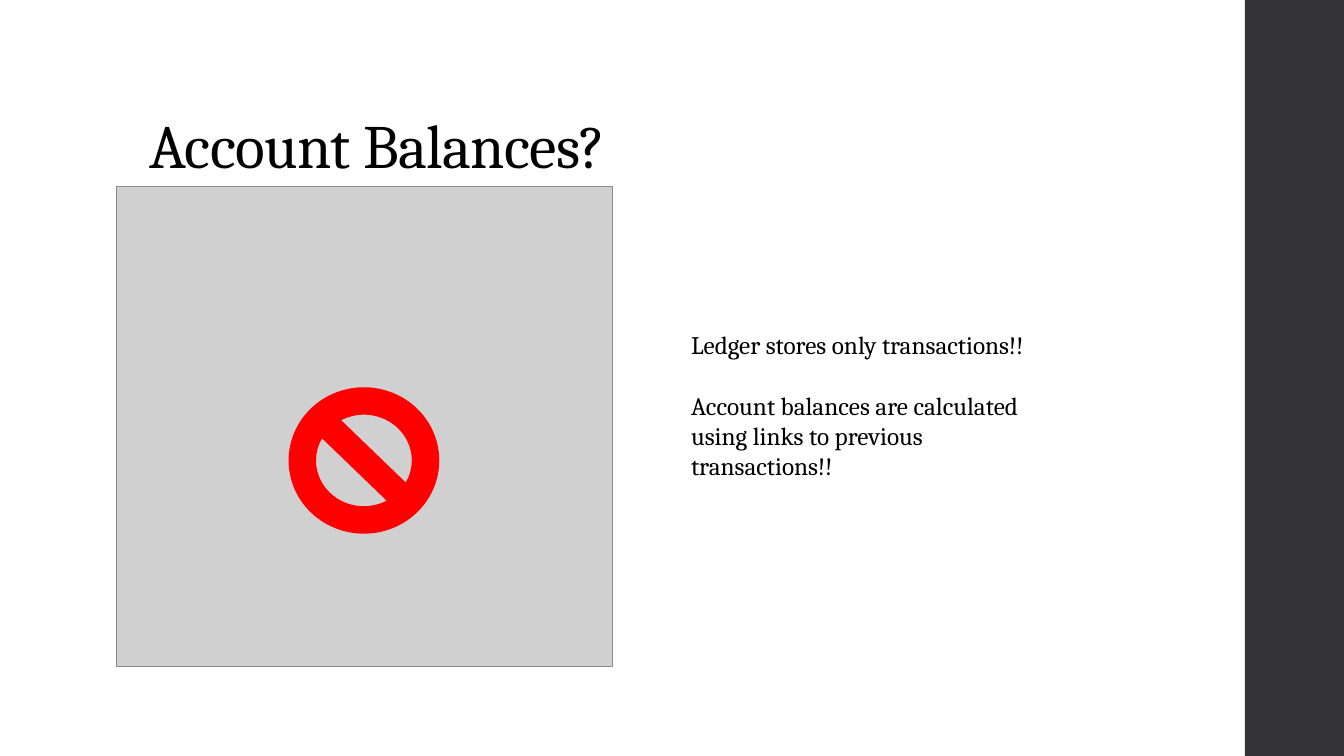
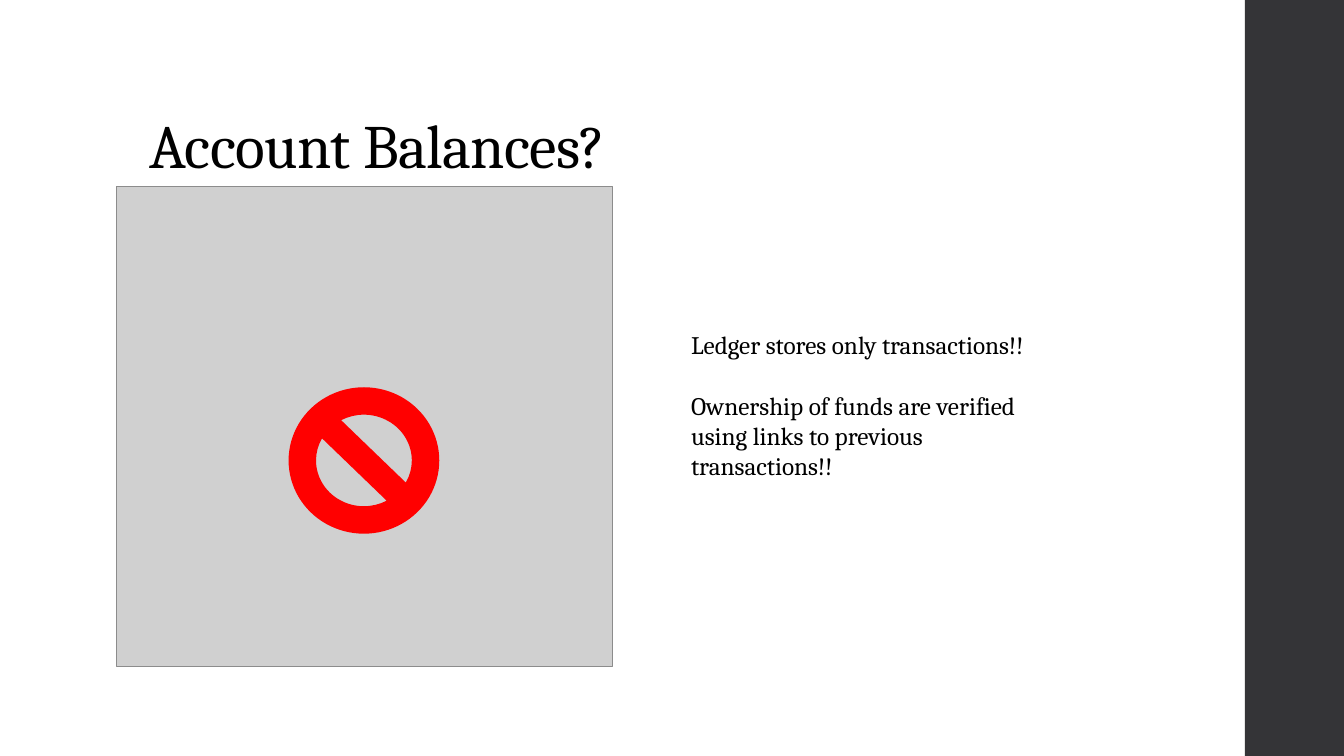
Before and after one commit to niravaga/CS-6650-BSDS-Assignment-3, a slide deck: slide 23 of BlockChain/BlockChain.pptx. Drawn at 1344x756 pixels with LibreOffice and Linux fonts; fonts in the diff are those of the drawing; grey boxes stand for pictures. Boxes give left, top, right and bottom in pixels: in the first picture for what was removed or moved away, otherwise in the second. Text is boxed around its words. In the diff, an @@ line names an element or a change of style, - is before the commit and + after.

Commit message:
account balances completed

```diff
--- a/BlockChain/BlockChain.pptx
+++ b/BlockChain/BlockChain.pptx
@@ text at (691,397,1015,476): text changed @@
-Account balances are calculated using links to previous transactions!!
+Ownership of funds are verified using links to previous transactions!!
```
Also in this commit, not shown: 2 other slides changed, 1 slide added, 1 slide removed.
